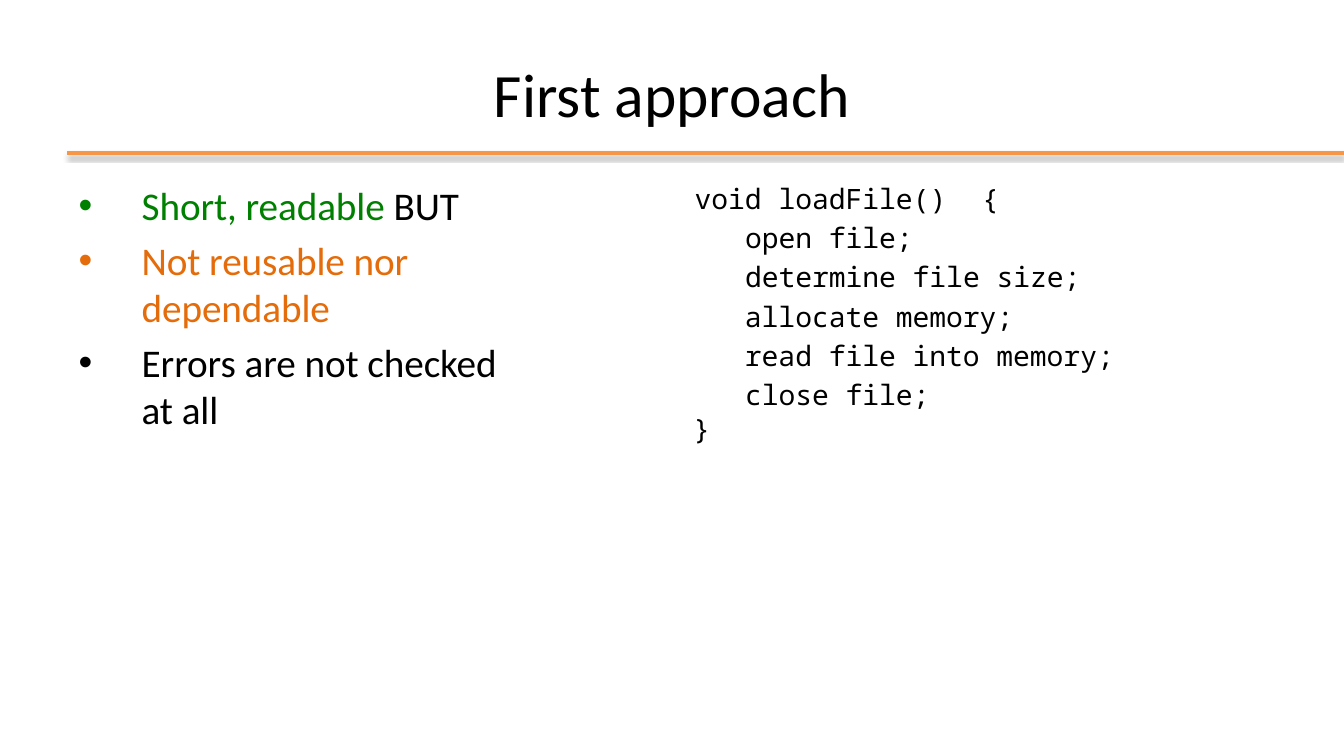
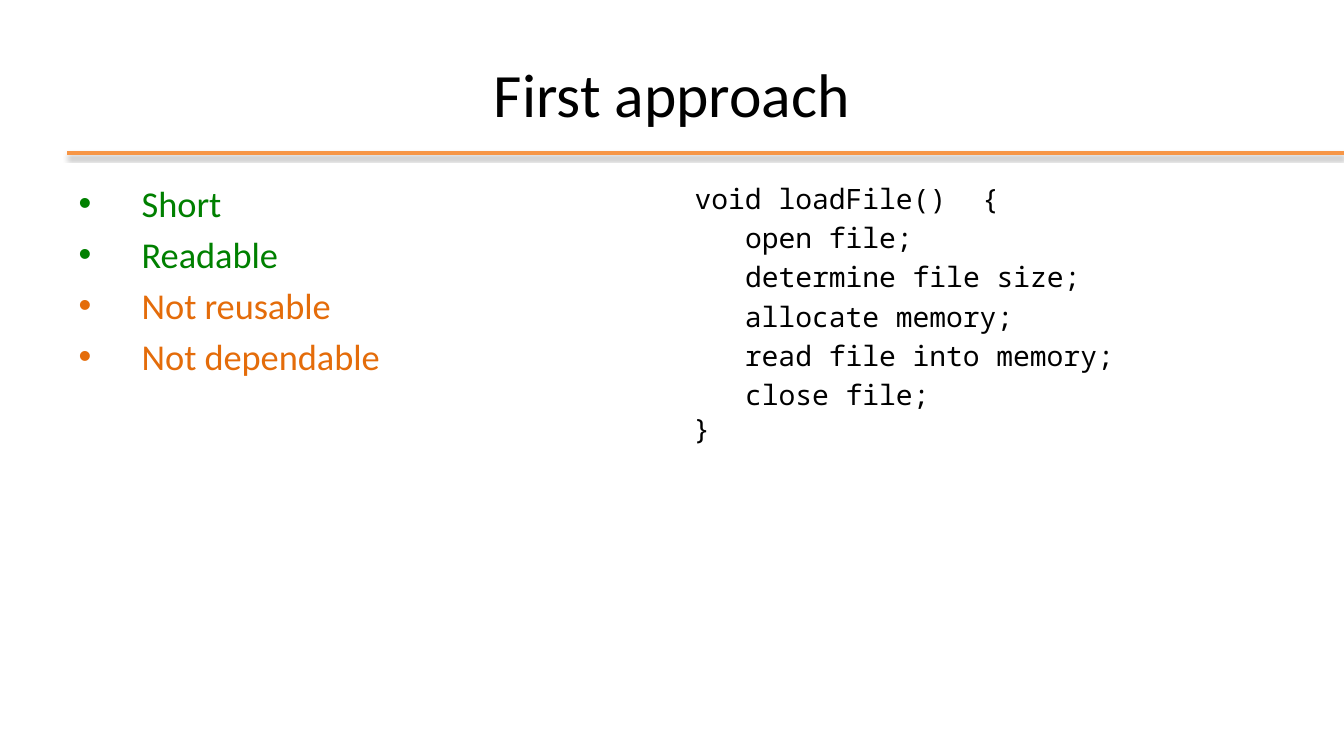
Before and after one commit to plctechnician/ooprogramming, a slide deck: slide 6 of java/slides/ppt/07 - Java Exceptions.pptx (slide 5 before the commit). Drawn at 1344x756 pixels with LibreOffice and Linux fonts; fonts in the diff are those of the drawing; background and template pictures are left out. Boxes give left, top, right and bottom in pixels: in the first picture for what was removed or moved away, otherwise in the second. Text is boxed around its words. In the diff, an @@ line names an element or a change of style, - is before the commit and + after.

```diff
--- a/java/slides/ppt/07 - Java Exceptions.pptx
+++ b/java/slides/ppt/07 - Java Exceptions.pptx
@@ text at bbox=[142, 191, 380, 376]: text changed; size 28 to 26 pt; text colour #000000 to #E46C0A @@
-• Short, readable BUT
-• Not reusable nor dependable
-• Errors are not checked at all
+• Short
+• Readable
+• Not reusable
+• Not dependable
```
Also in this commit, not shown: 10 other slides changed, 4 slides removed, 1 other file.
